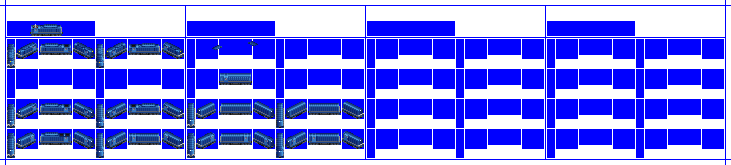
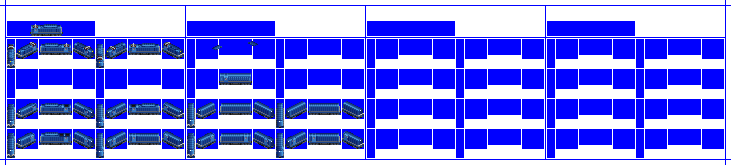
Layered file, before and after one edit (731x165). Changes by layer:
showed "PantoDown copy" over [8, 42, 171, 60]
